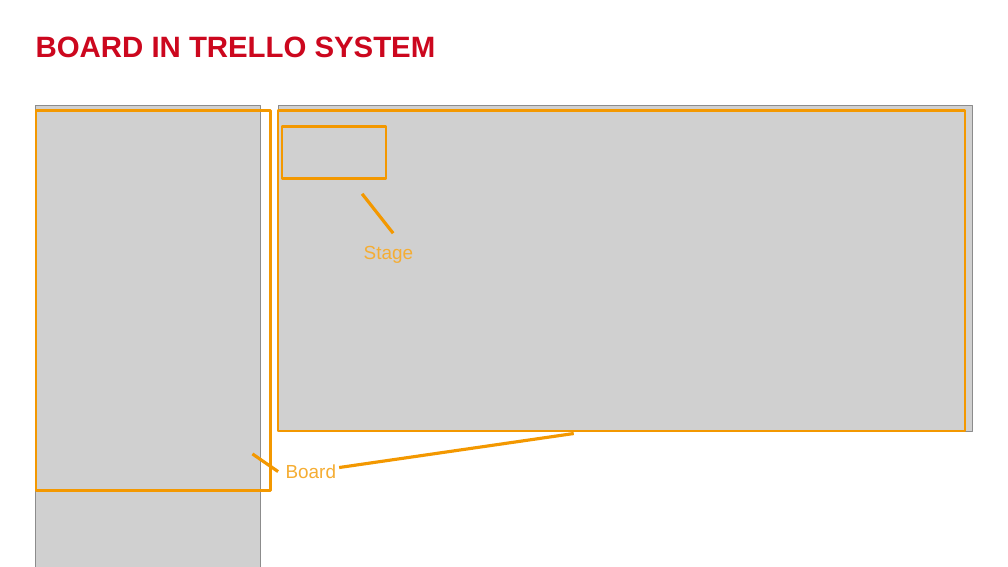
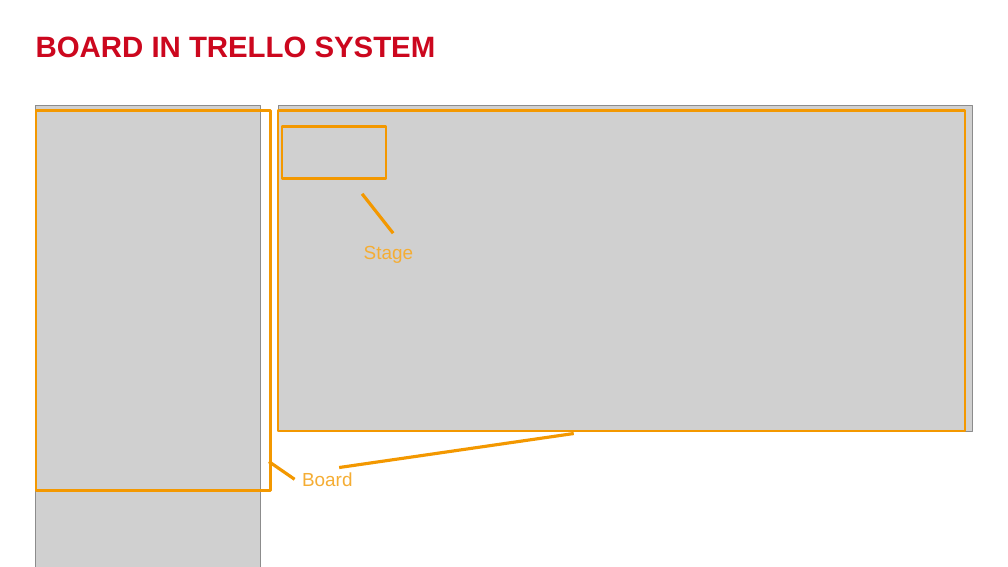
Before and after one commit to khoado-dev/YPP4-KhoaDo, a slide deck: slide 30 of Documents/Presentation/IntroductionFunctionInTrelloSystem.pptx (slide 32 before the commit). Drawn at 1008x567 pixels with LibreOffice and Linux fonts; fonts in the diff are those of the drawing; grey boxes stand for pictures; background and template pictures are left out. Boxes give left, top, right and bottom in pixels: in the first picture for what was removed or moved away, otherwise in the second. Text is boxed around its words. In the diff, an @@ line names an element or a change of style, - is before the commit and + after.

```diff
--- a/Documents/Presentation/IntroductionFunctionInTrelloSystem.pptx
+++ b/Documents/Presentation/IntroductionFunctionInTrelloSystem.pptx
@@ line moved from (253, 454) - (278, 472) to (269, 462) - (295, 479) @@
@@ text "Board": place and size @@
-text "Board" at box(286, 464, 336, 478)
+text "Board" at box(302, 472, 352, 486)
```
Also in this commit, not shown: 1 other slide changed, 3 slides added, 3 other files.
